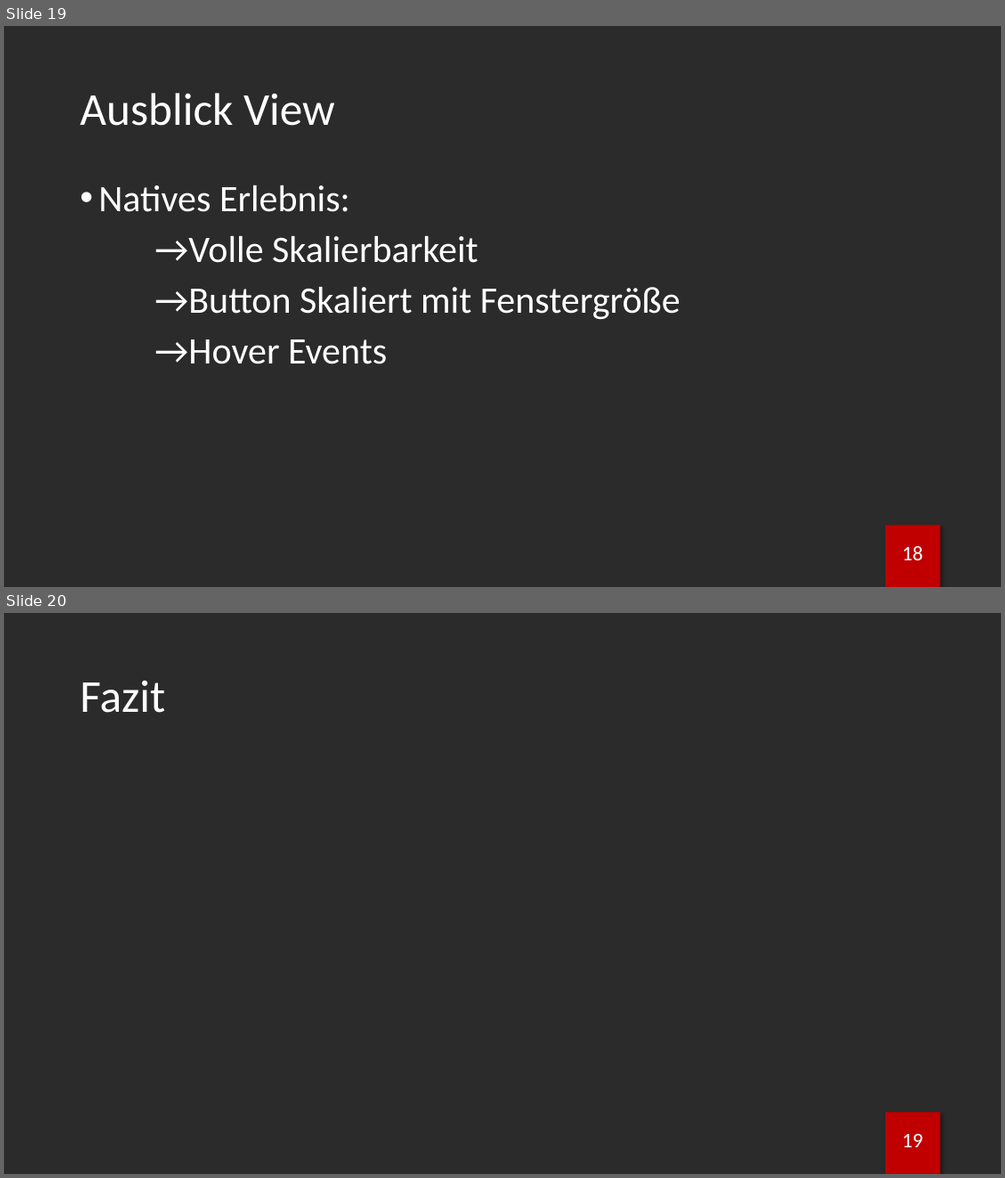
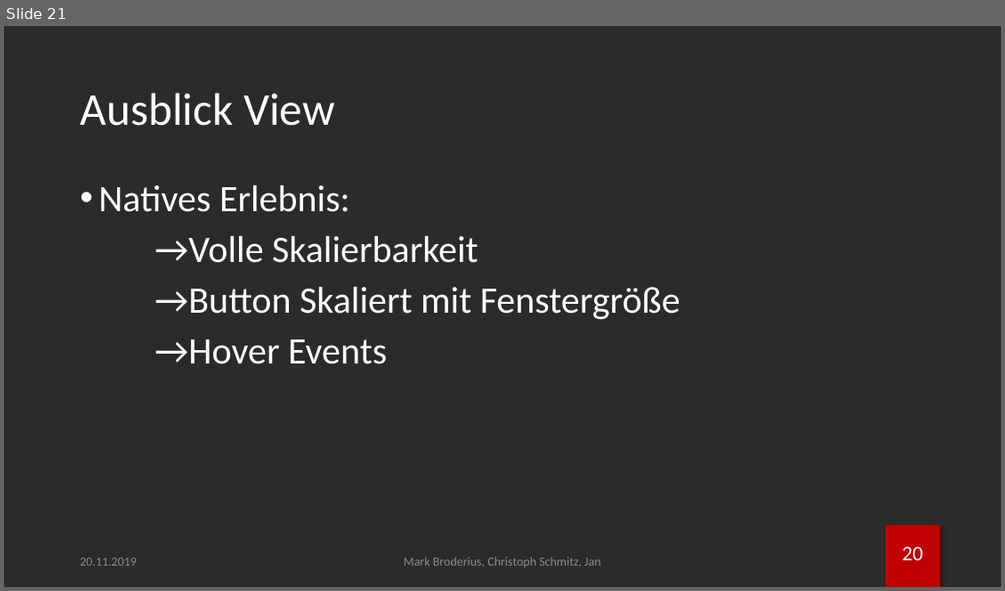
Before and after one commit to brodermar/wwm, a slide deck: documentation/wwmp.pptx. Shown one above the other, each under a label of ours: slides 19 and 20 before the commit, slide 21 after it. The pictures are 1005x1178 and 1005x591 pixels, drawn with LibreOffice and Linux fonts; fonts in the diff are those of the drawing; background and template pictures are left out; a plain dark background stands for a picture behind light text. Boxes give left, top, right and bottom in pixels: in the first picture for what was removed or moved away, otherwise in the second. Text is boxed around its words. In the diff, an @@ line names an element or a change of style, - is before the commit and + after.

```diff
--- a/documentation/wwmp.pptx
+++ b/documentation/wwmp.pptx
@@ slide 20 removed at [4,613,1001,1174], background picture (left out) @@
@@ title removed at [80,680,165,713] @@
-Fazit
@@ rectangle removed at [886,1111,940,1174] @@
@@ page number removed at [902,1134,923,1147] @@
-19
@@ what was slide 19 is now slide 21 @@
@@ slide 21 changed as well @@
@@ text added at [80,557,137,565], 12 pt, text #8C8C8C @@
+20.11.2019
@@ text added at [404,556,600,567], 12 pt, text #8C8C8C @@
+Mark Broderius, Christoph Schmitz, Jan
@@ page number at [902,547,923,560]: text changed @@
-18
+20
```
Also in this commit, not shown: 11 other slides changed, 9 slides added, 6 other slides removed, 4 other files.
